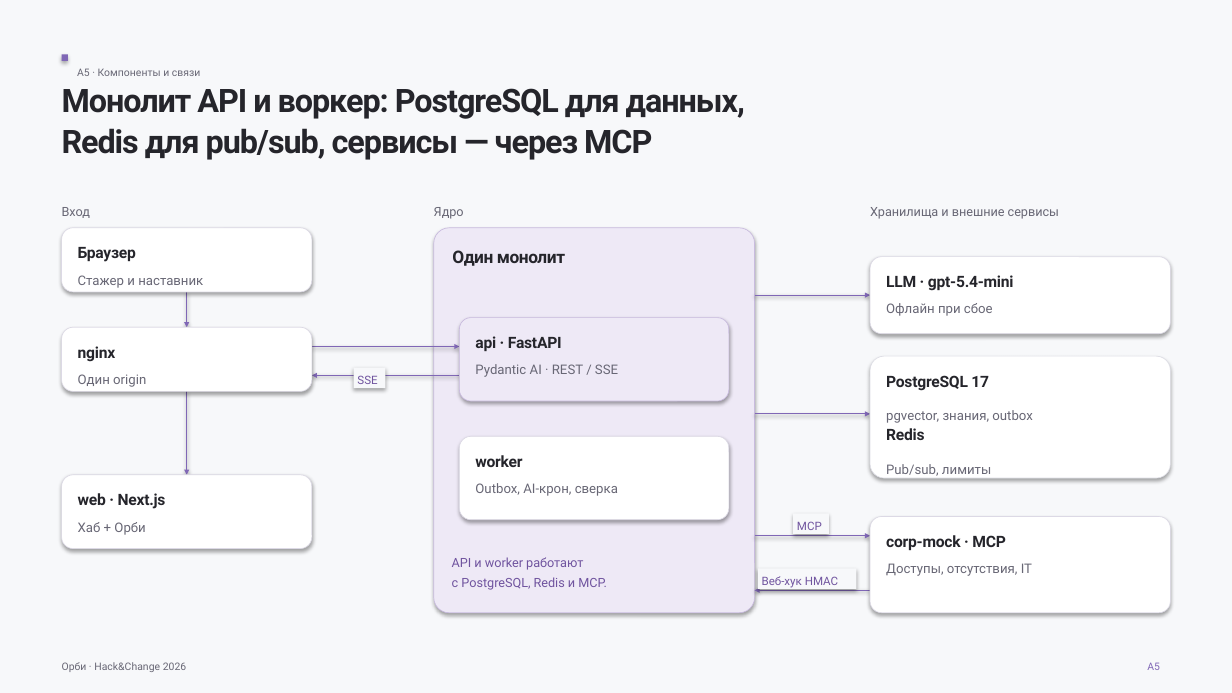
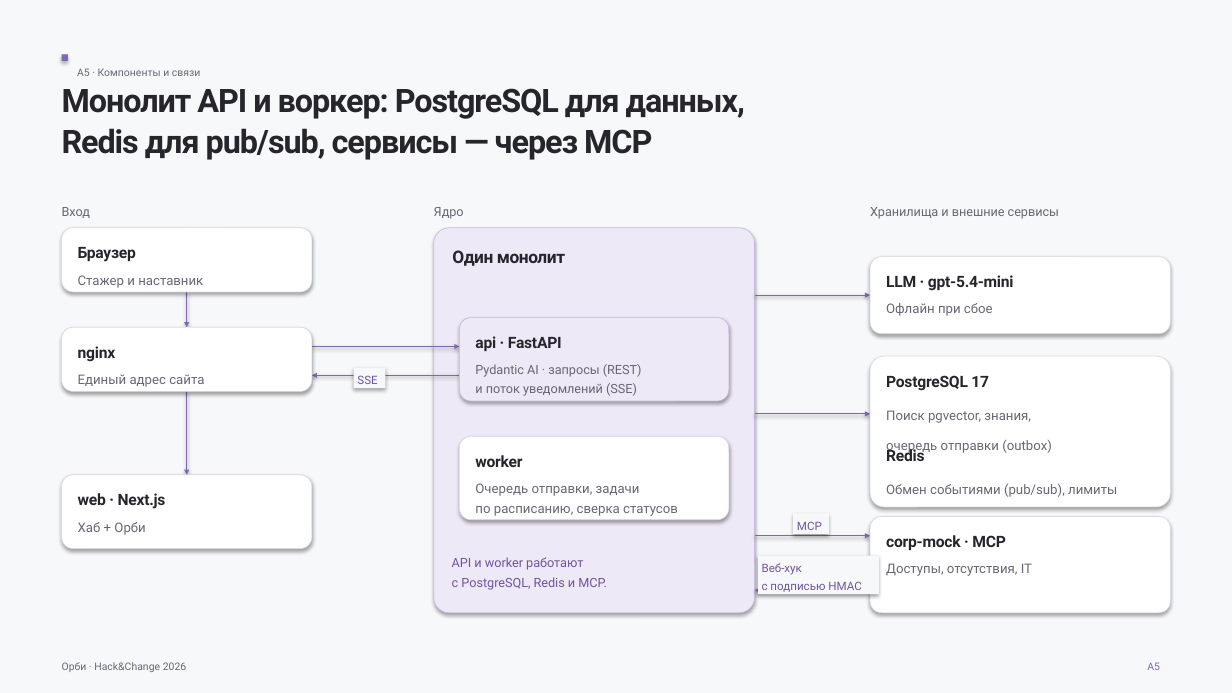
Before and after one commit to luhgeek1/avito-helpus, a slide deck: slide 18 of docs/presentation/orbi-presentation.pptx. Drawn at 1232x693 pixels with LibreOffice and Linux fonts; fonts in the diff are those of the drawing. Boxes give left, top, right and bottom in pixels: in the first picture for what was removed or moved away, otherwise in the second. Text is boxed around its words. In the diff, an @@ line names an element or a change of style, - is before the commit and + after.

```diff
--- a/docs/presentation/orbi-presentation.pptx
+++ b/docs/presentation/orbi-presentation.pptx
@@ rounded rectangle: place and size @@
-rounded rectangle at bbox=[871, 356, 1171, 478]
+rounded rectangle at bbox=[871, 356, 1171, 506]
@@ rounded rectangle at bbox=[871, 356, 1171, 506]: proportions changed @@
@@ text at bbox=[78, 374, 204, 387]: text changed @@
-Один origin
+Единый адрес сайта
@@ text at bbox=[475, 364, 642, 396]: text changed; size 10.3 to 9.9 pt @@
-Pydantic AI · REST / SSE
+Pydantic AI · запросы (REST)
+и поток уведомлений (SSE)
@@ text at bbox=[886, 410, 1052, 453]: text changed @@
-pgvector, знания, outbox
+Поиск pgvector, знания,
+очередь отправки (outbox)
@@ text "Redis": place and size @@
-text "Redis" at bbox=[886, 428, 924, 440]
+text "Redis" at bbox=[886, 447, 924, 461]
@@ text at bbox=[475, 483, 678, 516]: text changed @@
-Outbox, AI-крон, сверка
+Очередь отправки, задачи
+по расписанию, сверка статусов
@@ text at bbox=[886, 484, 1117, 497]: text changed @@
-Pub/sub, лимиты
+Обмен событиями (pub/sub), лимиты
@@ rectangle: place and size @@
-rectangle at bbox=[758, 568, 857, 589]
+rectangle at bbox=[758, 555, 879, 594]
@@ text at bbox=[762, 563, 861, 592]: text changed @@
-Веб-хук HMAC
+Веб-хук
+с подписью HMAC
```
Also in this commit, not shown: 15 other slides changed, 4 other files.
